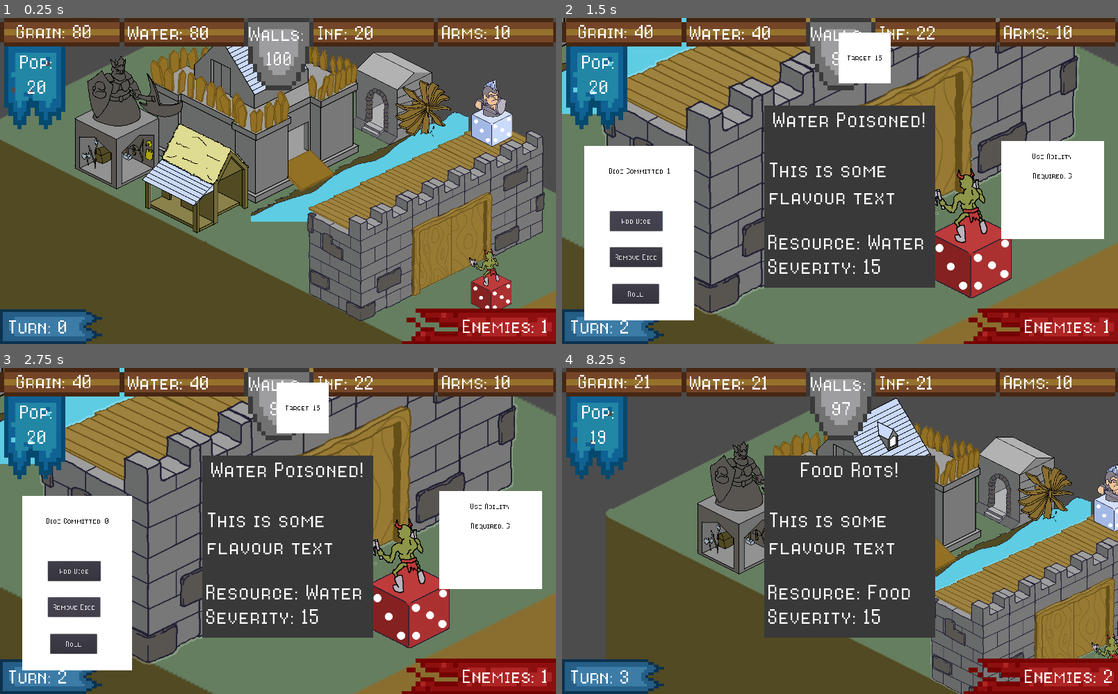
Above: before the commit, frames 1-4 (two rows, left to right).
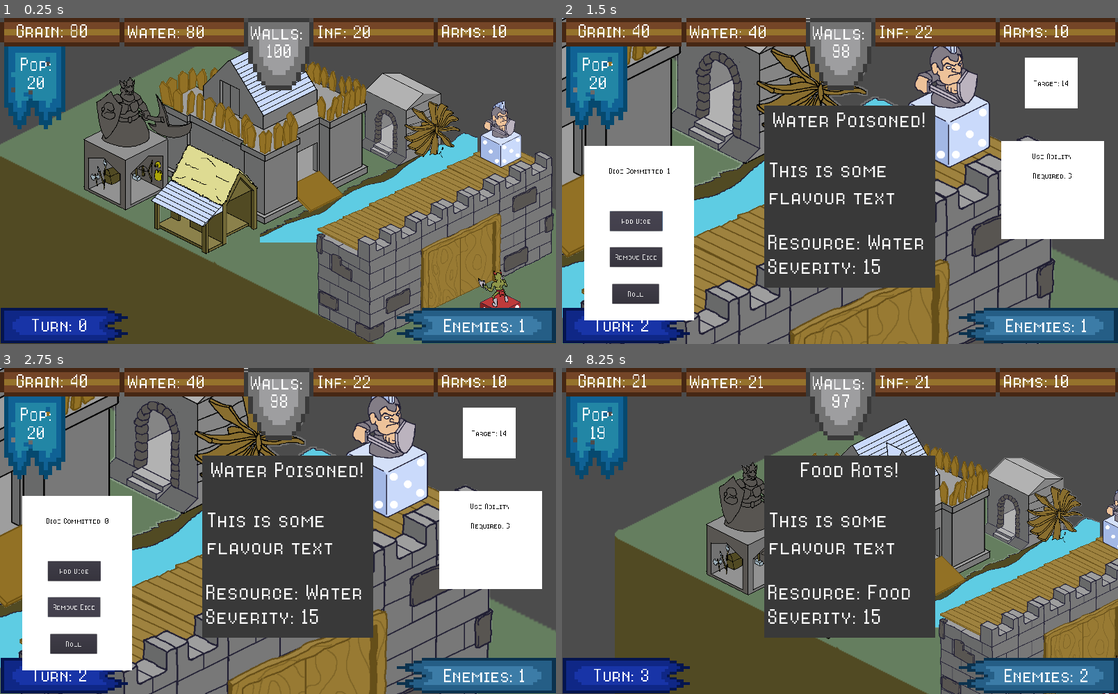
Above: after the commit, the same moments.

Repository: CapsCollective/rng-stronghold
Game: Godot game, scene res://scenes/main.tscn
The game is run twice, just before and just after one commit, with the same random seed, the same clock (stepped at 60 frames per second) and the same inputs.
Inputs (mouse positions are in pixels of both pictures, inside the frame that each line leads up to):
- Up to frame 1 (0.25 s): no input
- Up to frame 2 (1.5 s): tap Enter (ui_accept) at 0.5, 0.77 s; move the mouse to (1001, 154) at 0.52 s; press the mouse at (1001, 154) at 0.53 s; release the mouse at (1001, 154) at 1.25 s; click "Add Dice" at 1.25 s
- Up to frame 3 (2.75 s): click "Remove Dice" at 2 s
- Up to frame 4 (8.25 s): click "Roll" at 2.75 s; click "Roll" at 3.5 s; click "Add Dice" at 4.25 s; click "Remove Dice" at 5 s; click "Roll" at 5.75 s; click "Add Dice" at 6.5 s; click "Remove Dice" at 7.25 s; tap Enter (ui_accept) at 8 s; move the mouse to (840, 531) at 8.02 s; right-click (840, 531) at 8.1 s; click (840, 531) at 8.17 s

The runs differ from the first frame. In frame 1, 48% of the frame differs, in the area x 0-100%, y 1-100%; in frame 2, 52%, in the area x 0-100%, y 0-100%; in frame 3, 52%; in frame 4, 32%.

Commit message:
Made dice-dragging work for dice

Diff:
--- a/scenes/building_interface.gd
+++ b/scenes/building_interface.gd
@@ -2,11 +2,21 @@
 
 var physics_dice_scene = preload("res://scenes/physics_dice.tscn")
 var dice_to_roll = 0
+var target = 14
+var potential_dice
 
 func _ready():
 	$DiceButtons/RollDiceButton.connect("button_up", self, "roll_dice")
 	$DiceButtons/AddDiceButton.connect("button_up", self, "add_dice")
 	$DiceButtons/RemoveDiceButton.connect("button_up", self, "remove_dice")
+	update_display()
+
+func _process(delta):
+	for area in $Target/Area2D.get_overlapping_areas():
+		if not area.lifted:
+			target -= area.val
+			area.queue_free()
+			update_display()
 
 func add_dice():
 	dice_to_roll += 1
@@ -18,6 +28,7 @@
 
 func update_display():
 	$DiceButtons/DiceNumberLabel.text = "Dice Committed: " + str(dice_to_roll)
+	$Target/Label.text = "Target: " + str(target)
 
 func roll_dice():
 	for i in dice_to_roll:
--- a/scenes/building_interface.tscn
+++ b/scenes/building_interface.tscn
@@ -10,6 +10,9 @@
 [sub_resource type="DynamicFont" id=2]
 size = 30
 font_data = ExtResource( 1 )
+
+[sub_resource type="RectangleShape2D" id=3]
+extents = Vector2( 77.6604, 73.339 )
 
 [node name="BuildingInterface" type="Node2D"]
 position = Vector2( 0, 0.679001 )
@@ -79,18 +82,18 @@
 "_edit_use_anchors_": false
 }
 
-[node name="ColorRect2" type="ColorRect" parent="."]
-margin_left = 1227.0
-margin_top = 63.0
-margin_right = 1460.0
-margin_bottom = 287.0
+[node name="Target" type="ColorRect" parent="."]
+margin_left = 2055.14
+margin_top = 174.985
+margin_right = 2288.14
+margin_bottom = 398.985
 __meta__ = {
 "_edit_use_anchors_": false
 }
 
-[node name="Label2" type="Label" parent="ColorRect2"]
+[node name="Label" type="Label" parent="Target"]
 anchor_top = -0.00106534
-anchor_bottom = -0.00106533
+anchor_bottom = -0.00106532
 margin_left = 6.0
 margin_top = 5.23864
 margin_right = 224.0
@@ -103,6 +106,12 @@
 __meta__ = {
 "_edit_use_anchors_": false
 }
+
+[node name="Area2D" type="Area2D" parent="Target"]
+
+[node name="CollisionShape2D" type="CollisionShape2D" parent="Target/Area2D"]
+position = Vector2( 115.993, 112.57 )
+shape = SubResource( 3 )
 
 [node name="ColorRect3" type="ColorRect" parent="."]
 margin_left = 1949.38
--- a/scenes/main.tscn
+++ b/scenes/main.tscn
@@ -36,4 +36,4 @@
 margin_bottom = 498.183
 
 [node name="Buildings" parent="." instance=ExtResource( 2 )]
-position = Vector2( 84.3977, 0 )
+position = Vector2( 100.979, 38.4691 )
--- a/scenes/resource_bar.tscn
+++ b/scenes/resource_bar.tscn
@@ -1,17 +1,18 @@
-[gd_scene load_steps=6 format=2]
+[gd_scene load_steps=5 format=2]
 
 [ext_resource path="res://res/8bitOperatorPlusSC-Regular.ttf" type="DynamicFontData" id=1]
 [ext_resource path="res://res/RNG-FortressBanner.png" type="Texture" id=2]
 [ext_resource path="res://res/Turn Banner.png" type="Texture" id=3]
-[ext_resource path="res://res/EnemyBanner.png" type="Texture" id=4]
 
 [sub_resource type="DynamicFont" id=1]
-size = 50
+size = 48
+extra_spacing_bottom = -15
 font_data = ExtResource( 1 )
 
 [node name="ResourceBar" type="Control"]
 margin_right = 1023.0
 margin_bottom = 78.0
+rect_pivot_offset = Vector2( 158.555, 57.2394 )
 __meta__ = {
 "_edit_use_anchors_": false
 }
@@ -21,33 +22,42 @@
 scale = Vector2( 4.01312, 4.01312 )
 texture = ExtResource( 2 )
 
-[node name="EnemyBanner" type="Sprite" parent="."]
-position = Vector2( 882.279, 568.898 )
-scale = Vector2( 4.30565, 4.30565 )
-texture = ExtResource( 4 )
+[node name="Turn Banner" type="Sprite" parent="."]
+position = Vector2( 877.195, 566.26 )
+scale = Vector2( 3.86046, 2.47745 )
+texture = ExtResource( 3 )
+flip_h = true
 
-[node name="Turn Banner" type="Sprite" parent="."]
-position = Vector2( 94.0513, 568.079 )
-scale = Vector2( 2.47745, 2.47745 )
+[node name="Turn Banner2" type="Sprite" parent="."]
+self_modulate = Color( 0.396078, 0.419608, 1, 1 )
+position = Vector2( 118.758, 566.26 )
+scale = Vector2( 3.08309, 2.47745 )
 texture = ExtResource( 3 )
 
 [node name="TurnLabel" type="Label" parent="."]
-margin_left = 14.374
-margin_top = 545.191
-margin_right = 173.374
-margin_bottom = 629.191
+margin_left = 35.0
+margin_top = 544.0
+margin_right = 274.0
+margin_bottom = 615.0
 rect_scale = Vector2( 0.617864, 0.617864 )
 custom_fonts/font = SubResource( 1 )
 text = "Turn: "
+align = 1
 __meta__ = {
 "_edit_use_anchors_": false
 }
 
 [node name="DiceLabel" type="Label" parent="."]
-margin_left = 32.4493
-margin_top = 57.7435
-margin_right = 145.449
-margin_bottom = 202.744
+anchor_left = 0.000149709
+anchor_top = 0.00785378
+anchor_right = 0.000149709
+anchor_bottom = 0.00785378
+margin_left = 27.8468
+margin_top = 63.3874
+margin_right = 150.847
+margin_bottom = 174.387
+grow_horizontal = 2
+grow_vertical = 2
 rect_scale = Vector2( 0.617864, 0.617864 )
 custom_fonts/font = SubResource( 1 )
 text = "Pop: "
@@ -58,13 +68,18 @@
 }
 
 [node name="EnemiesLabel" type="Label" parent="."]
-margin_left = 850.484
-margin_top = 544.34
-margin_right = 1137.49
-margin_bottom = 628.34
+anchor_left = -0.000671566
+anchor_top = 0.026422
+anchor_right = -0.000671566
+anchor_bottom = 0.026422
+margin_left = 791.687
+margin_top = 542.939
+margin_right = 1115.69
+margin_bottom = 614.939
 rect_scale = Vector2( 0.617864, 0.617864 )
 custom_fonts/font = SubResource( 1 )
 text = "Enemies: "
+align = 1
 __meta__ = {
 "_edit_use_anchors_": false
 }
Not shown: 1 places in scenes/building_interface.tscn that only renumber resources
